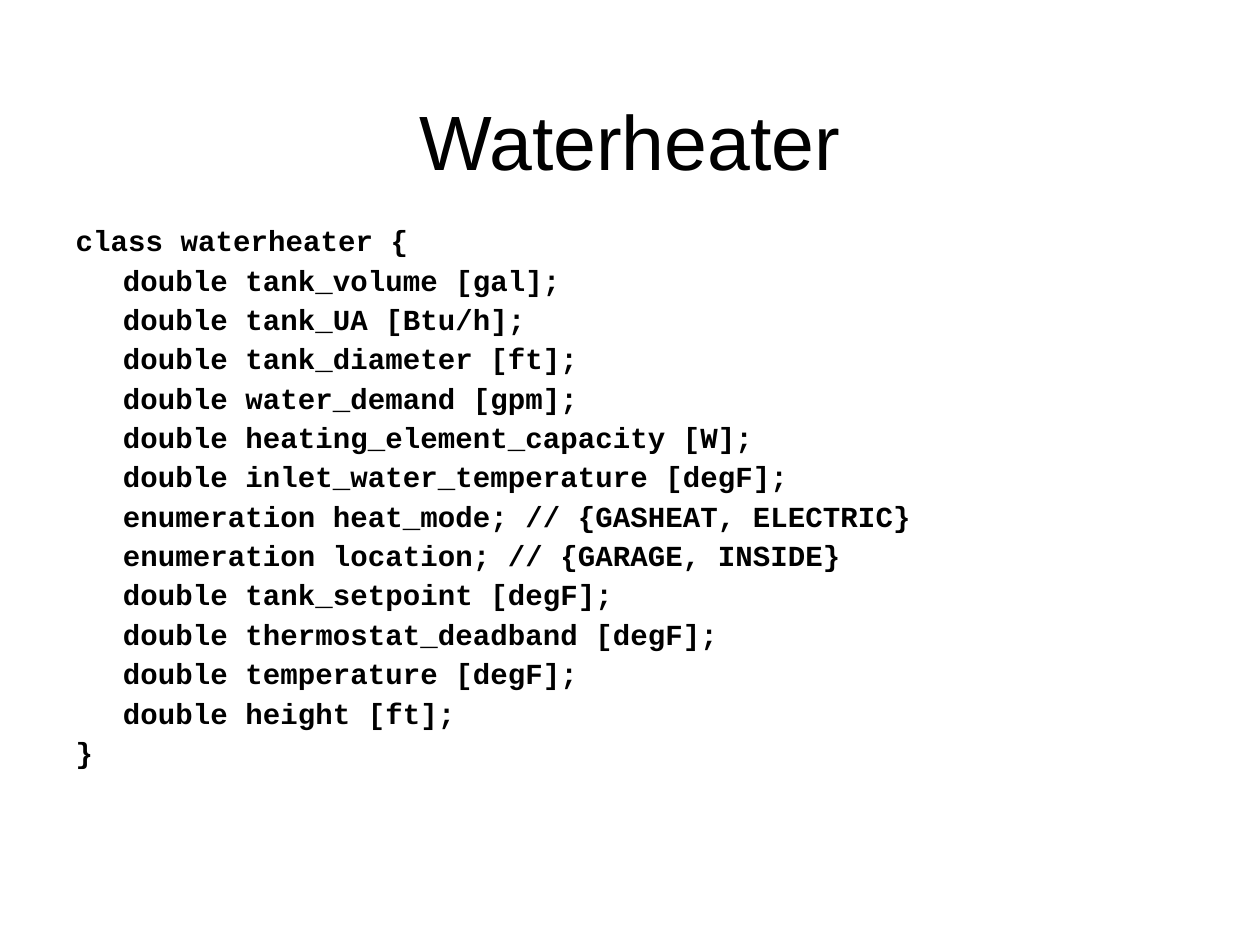
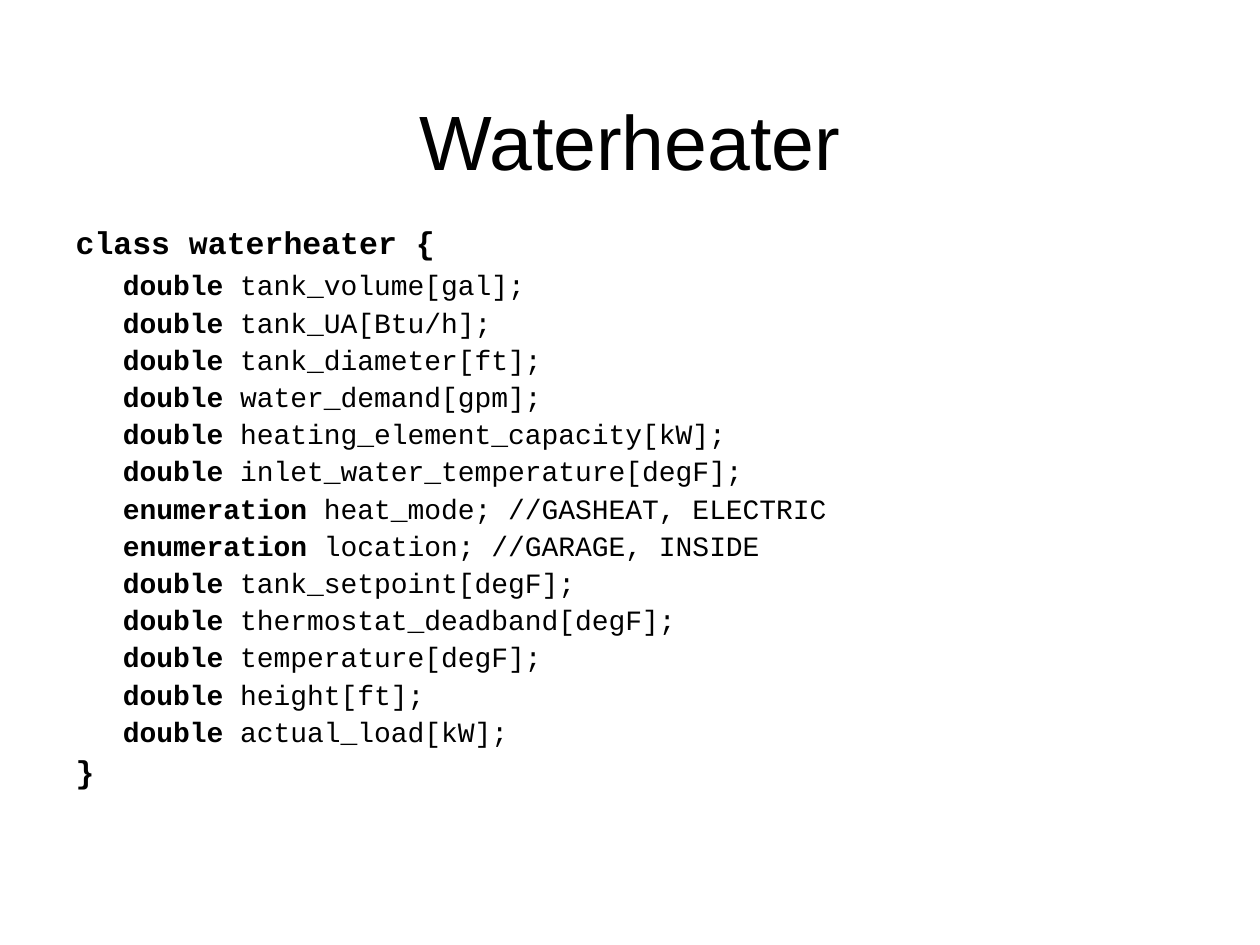
Before and after one commit to gridlab-d/course, a slide deck: slide 14 of Short_6_21_2010/4.4 - Residential.ppt (slide 12 before the commit). Drawn at 1260x945 pixels with LibreOffice and Linux fonts; fonts in the diff are those of the drawing; background and template pictures are left out. Boxes give left, top, right and bottom in pixels: in the first picture for what was removed or moved away, otherwise in the second. Text is boxed around its words. In the diff, an @@ line names an element or a change of style, - is before the commit and + after.

```diff
--- a/Short_6_21_2010/4.4 - Residential.ppt
+++ b/Short_6_21_2010/4.4 - Residential.ppt
@@ text at [76, 231, 397, 255]: size 16.6 to 18 pt in "class waterheater {", "}" @@
@@ text at [123, 275, 826, 748]: text changed; size 16.6 to 16 pt; bold off @@
-double tank_volume [gal];
-double tank_UA [Btu/h];
-double tank_diameter [ft];
-double water_demand [gpm];
-double heating_element_capacity [W];
-double inlet_water_temperature [degF];
-enumeration heat_mode; // {GASHEAT, ELECTRIC}
-enumeration location; // {GARAGE, INSIDE}
-double tank_setpoint [degF];
-double thermostat_deadband [degF];
-double temperature [degF];
-double height [ft];
+double tank_volume[gal];
+double tank_UA[Btu/h];
+double tank_diameter[ft];
+double water_demand[gpm];
+double heating_element_capacity[kW];
+double inlet_water_temperature[degF];
+enumeration heat_mode; //GASHEAT, ELECTRIC
+enumeration location; //GARAGE, INSIDE
+double tank_setpoint[degF];
+double thermostat_deadband[degF];
+double temperature[degF];
+double height[ft];
+double actual_load[kW];
```
Also in this commit, not shown: 19 other slides changed, 7 slides added, 1 slide removed, 1 other file.
